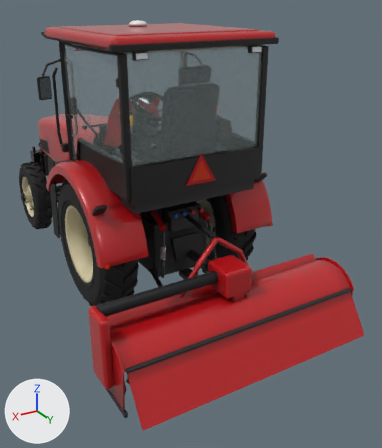
Before and after pictures for a commit that changed the glTF model tools/tractor/tractor_yt.glb.
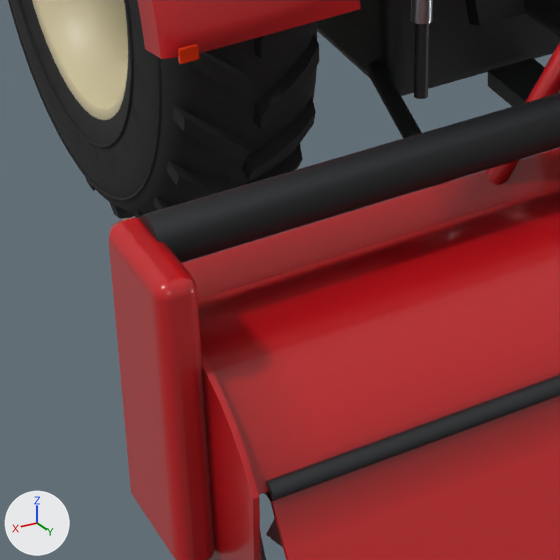
The first picture shows the older version from a 50 mm lens placed at (2.27, 4.49, 2.84), pointed at (-0.41, 0.02, 0.6). The close-ups show the older and then the newer version on the part from 16% to 51% of the width and 57% to 86% of the height of that picture. Only the edits that show in the close-ups are written down. Every picture has the same lights, and +X, +Y and +Z are marked at lower left. Where no turn or scale is listed for an object, it has been applied to the vertices. Vertices at exactly the same position are counted once.

The scene before the commit, as lines of its bpy script (objects in view):
```python
me_body = bpy.data.meshes.new('Body')
me_body.from_pydata(...)  # 11531 vertices, 22086 faces; spans x -0.93..0.93, y -3.08..0.88, z 0.3..2.63
me_body.materials.append(mat_paint_red)
me_body.materials.append(mat_black)
me_body.materials.append(mat_darkgray)
me_body.materials.append(mat_chrome)
me_body.materials.append(mat_black_gloss)
me_body.materials.append(mat_lamp_head)
me_body.materials.append(mat_silver)
me_body.materials.append(mat_white)
me_body.materials.append(mat_lamp_work)
me_body.materials.append(mat_winker_l)
me_body.materials.append(mat_winker_r)
me_body.materials.append(mat_tail)
me_body.materials.append(mat_reflector)
me_body.materials.append(mat_smv_red)
me_body.materials.append(mat_blue)
me_rotary = bpy.data.meshes.new('Rotary')
me_rotary.from_pydata(...)  # 1413 vertices, 2656 faces; spans x -1.14..1.21, y -0.9..0.29, z 0.01..1.02
# faces by material slot: [1864, 640, 100, 52]
me_rotary.materials.append(mat_paint_red)
me_rotary.materials.append(mat_darkgray)
me_rotary.materials.append(mat_silver)
me_rotary.materials.append(mat_black)
me_wheelrl = bpy.data.meshes.new('WheelRL')
me_wheelrl.from_pydata(...)  # 3917 vertices, 7252 faces; spans x -0.19..0.194, y -0.656..0.656, z -0.656..0.656
# faces by material slot: [5392, 964, 436, 60, 400]
me_wheelrl.materials.append(mat_tire)
me_wheelrl.materials.append(mat_wheel_cream)
me_wheelrl.materials.append(mat_black)
me_wheelrl.materials.append(mat_darkgray)
me_wheelrl.materials.append(mat_silver)
ob_body = bpy.data.objects.new('Body', me_body)
ob_body.location = (0.0, 0.0, 0.0)
ob_rotary = bpy.data.objects.new('Rotary', me_rotary)
ob_rotary.location = (0.0, 1.38, 0.0)
ob_wheelrl = bpy.data.objects.new('WheelRL', me_wheelrl)
ob_wheelrl.location = (0.66, 0.0, 0.66)
# also in view: 'Flap' at (0.0, 1.75, 0.23)
```
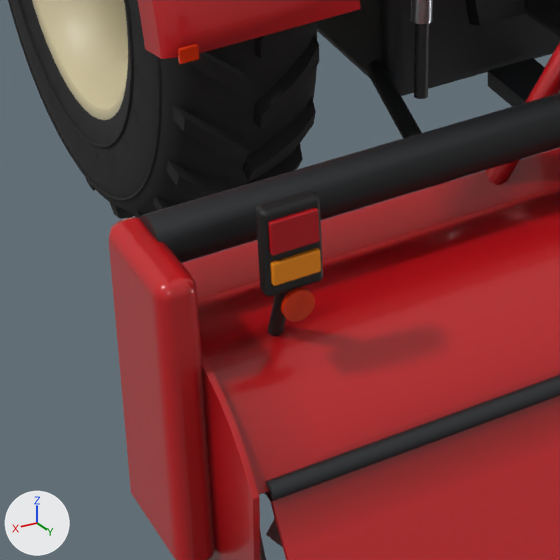
The change, as JSON lines over the scene's bpy script:
```json
{"block": "me_rotary", "where": "# used by ob_rotary; location = (0.0, 1.38, 0.0)"}
{"op": "remove", "block": "me_rotary", "code": "me_rotary.from_pydata(...)  # 1413 vertices, 2656 faces; spans x -1.14..1.21, y -0.9..0.29, z 0.01..1.02"}
{"op": "add", "block": "me_rotary", "code": "me_rotary.from_pydata(...)  # 1869 vertices, 3528 faces; spans x -1.14..1.21, y -0.9..0.29, z 0.01..1.02"}
{"block": "me_rotary", "change": "me_rotary part 1: the loose piece of 16 vertices spanning x -0.02..0.02, y -0.82..-0.26, z 0.94..1.02 is copied, and the copy is multiplied about its middle by the matrix ((0.0, 0.025, 0.352), (0.323, 0.143, -0.01), (-0.143, 0.322, -0.023)), then moved by (0.98, 0.62, -0.36); it spans x 0.97..0.99, y 0.03..0.13, z 0.52..0.72"}
{"block": "me_rotary", "change": "me_rotary part 2: a new loose piece, a 16-sided cylinder along y spanning x 0.95..1.01, y 0.151..0.161, z 0.64..0.7, in mat_reflector"}
{"block": "me_rotary", "change": "me_rotary part 3: a new loose piece of 68 vertices spanning x 0.93..1.03, y 0.12..0.15, z 0.69..0.86, in mat_black"}
{"block": "me_rotary", "change": "me_rotary part 4: a new loose piece of 56 vertices spanning x 0.94..1.02, y 0.15..0.16, z 0.78..0.85, in mat_tail"}
{"block": "me_rotary", "change": "me_rotary part 5: a new loose piece of 56 vertices spanning x 0.94..1.02, y 0.15..0.16, z 0.72..0.77, in mat_winker_l"}
{"block": "me_rotary", "change": "me_rotary part 6: 481 kept faces spanning x -1.14..1.18, y -0.9..0.29, z 0.01..0.97 get new vertex colours"}
{"block": "me_rotary", "change": "other edits to the shape of me_rotary do not show in these pictures"}
{"op": "add", "block": "me_rotary", "code": "me_rotary.materials.append(mat_tail)"}
{"op": "add", "block": "me_rotary", "code": "me_rotary.materials.append(mat_winker_l)"}
{"op": "add", "block": "me_rotary", "code": "me_rotary.materials.append(mat_reflector)"}
{"op": "add", "block": "me_rotary", "code": "me_rotary.materials.append(mat_winker_r)"}
```

Where the change shows, as pixel boxes (x1, y1, x2, y2) in the close-ups (560 x 560 px):
```json
{"part": 1, "of": "me_rotary", "change": "added", "after": [268, 290, 292, 336]}
{"part": 2, "of": "me_rotary", "change": "added", "after": [281, 288, 315, 322], "on screen": "red"}
{"part": 3, "of": "me_rotary", "change": "added", "after": [256, 191, 323, 297]}
{"part": 4, "of": "me_rotary", "change": "added", "after": [268, 207, 320, 256], "on screen": "red"}
{"part": 5, "of": "me_rotary", "change": "added", "after": [270, 248, 321, 286], "on screen": "brown"}
{"part": 6, "of": "me_rotary", "change": "recoloured", "before": [187, 206, 450, 394], "after": [187, 220, 450, 394]}
```
